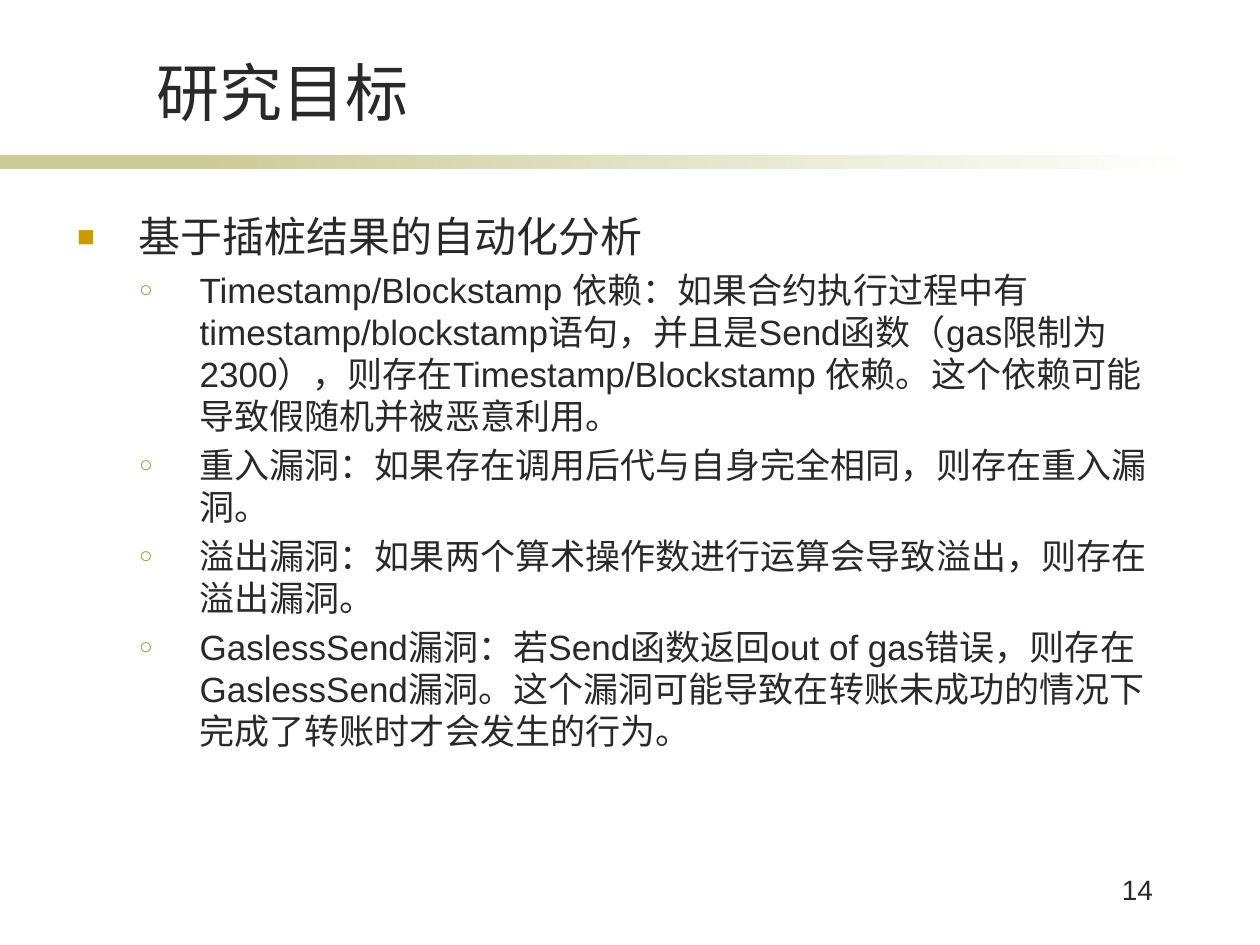
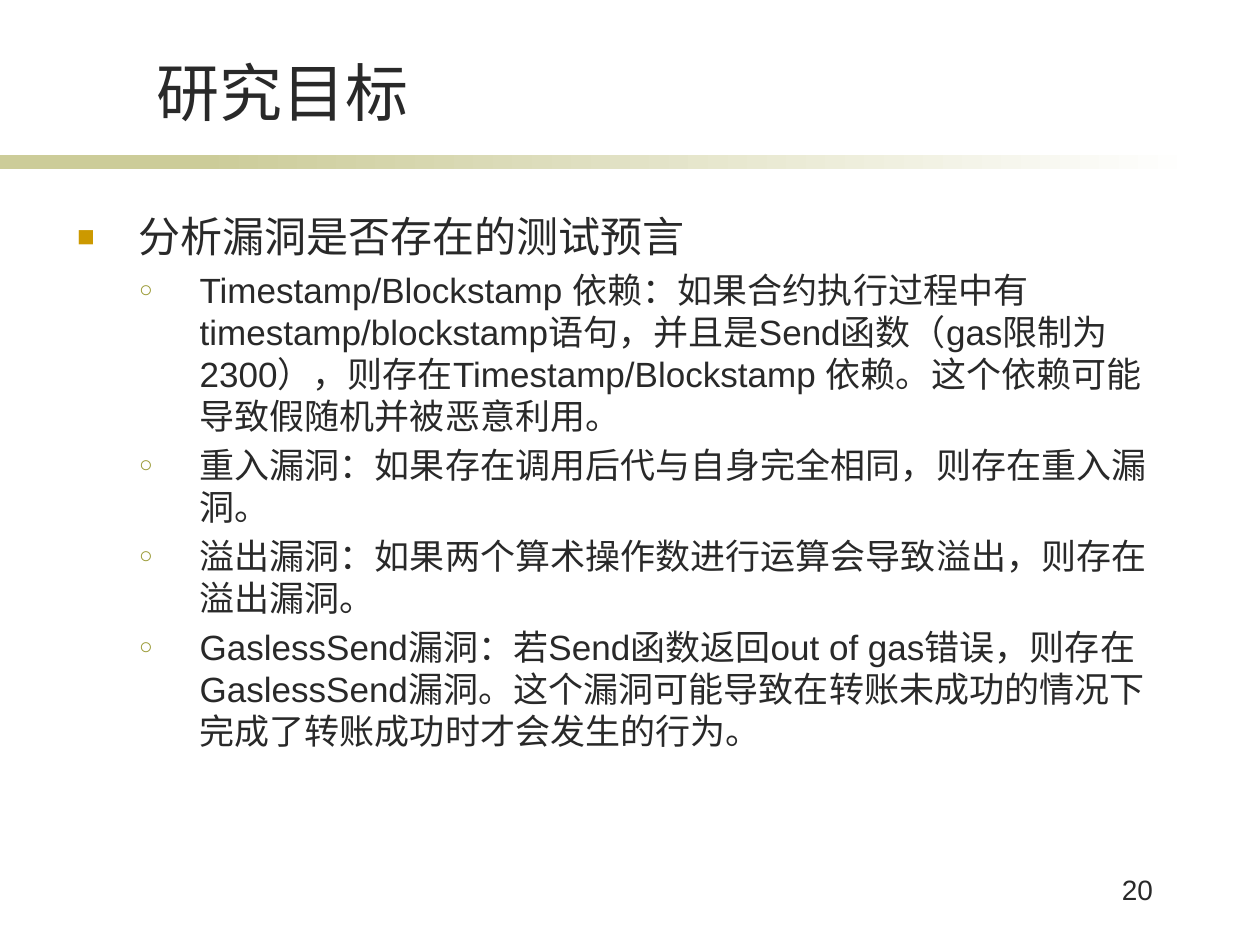
Before and after one commit to Chirachiino/ChainHacker, a slide deck: slide 20 of pre.pptx (slide 14 before the commit). Drawn at 1260x945 pixels with LibreOffice and Linux fonts; fonts in the diff are those of the drawing; background and template pictures are left out. Boxes give left, top, right and bottom in pixels: in the first picture for what was removed or moved away, otherwise in the second. Text is boxed around its words. In the diff, an @@ line names an element or a change of style, - is before the commit and + after.

```diff
--- a/pre.pptx
+++ b/pre.pptx
@@ text at bbox=[139, 216, 685, 256]: text changed @@
-■ 基于插桩结果的自动化分析
+■ 分析漏洞是否存在的测试预言
@@ text at bbox=[200, 632, 1145, 747]: text changed @@
-  ○ GaslessSend漏洞：若Send函数返回out of gas错误，则存在GaslessSend漏洞。这个漏洞可能导致在转账未成功的情况下完成了转账时才会发生的行为。
+  ○ GaslessSend漏洞：若Send函数返回out of gas错误，则存在GaslessSend漏洞。这个漏洞可能导致在转账未成功的情况下完成了转账成功时才会发生的行为。
@@ page number at bbox=[1122, 880, 1153, 901]: text changed @@
-14
+20
```
Also in this commit, not shown: 11 other slides changed, 17 slides added, 2 slides removed, 9 other files.
